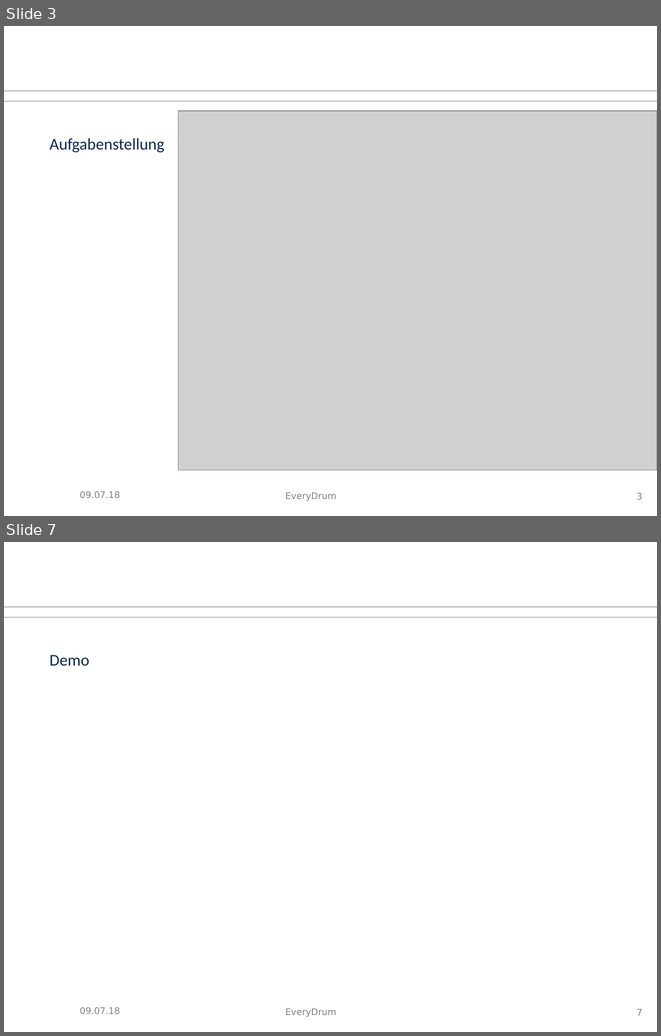
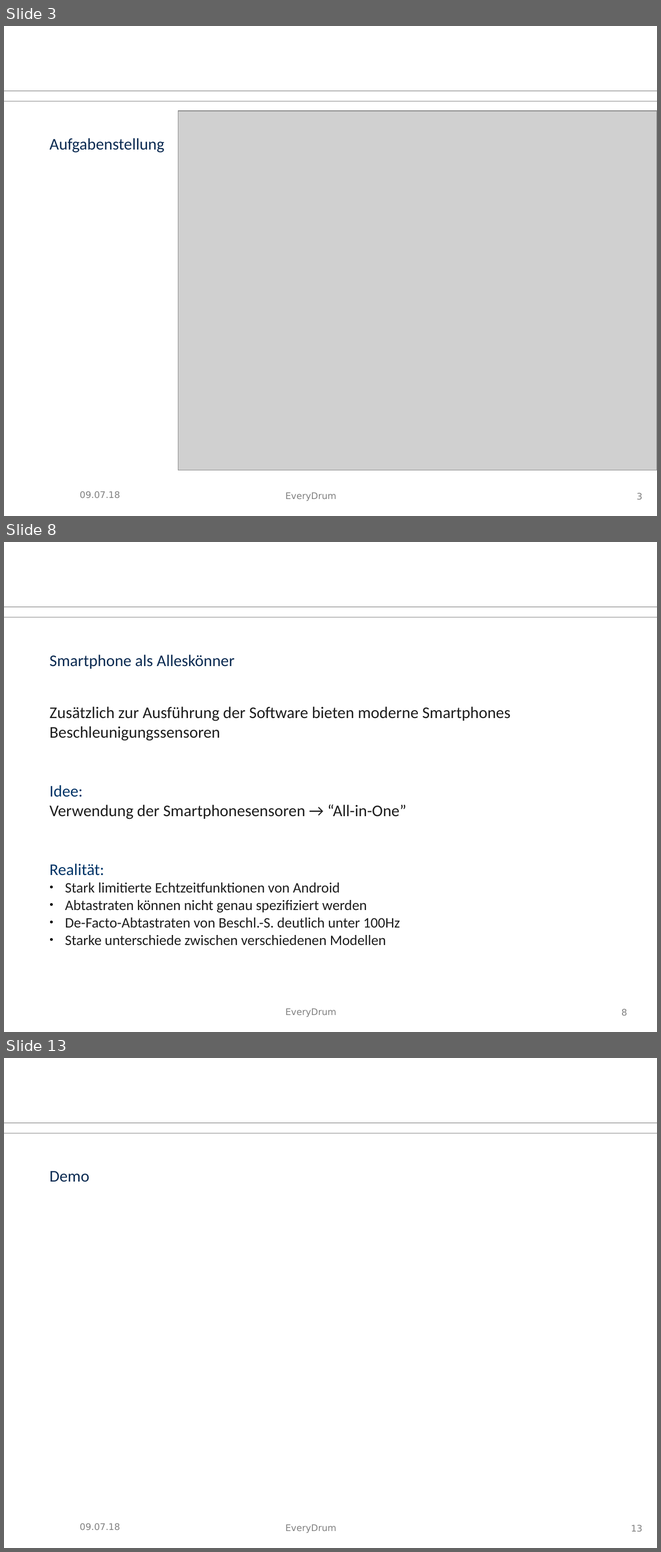
Before and after one commit to tziegler-tud/vr-anydrum, a slide deck: Documents/slides.odp. Shown one above the other, each under a label of ours: slides 3 and 7 before the commit, slides 3, 8 and 13 after it; the slides between them are not shown. The pictures are 661x1036 and 661x1552 pixels, drawn with LibreOffice and Linux fonts; fonts in the diff are those of the drawing; grey boxes stand for pictures; background and template pictures are left out. Boxes give left, top, right and bottom in pixels: in the first picture for what was removed or moved away, otherwise in the second. Text is boxed around its words. In the diff, an @@ line names an element or a change of style, - is before the commit and + after.

```diff
--- a/Documents/slides.odp
+++ b/Documents/slides.odp
@@ slide 8 added at (4, 542, 657, 1032), background #FFFFFF; not listed: 3 template elements that a slide beside it also shows @@
@@ text added at (50, 654, 235, 669), 18 pt, text #0B2A51 @@
+Smartphone als Alleskönner
@@ text added at (50, 706, 511, 945), 16 pt, text #1C1C1C @@
+Zusätzlich zur Ausführung der Software bieten moderne Smartphones Beschleunigungssensoren
+Idee:
+Verwendung der Smartphonesensoren → “All-in-One”
+Realität:
+● Stark limitierte Echtzeitfunktionen von Android
+● Abtastraten können nicht genau spezifiziert werden
+● De-Facto-Abtastraten von Beschl.-S. deutlich unter 100Hz
+● Starke unterschiede zwischen verschiedenen Modellen
@@ page number added at (621, 1008, 627, 1015), 10 pt, text #808080 @@
+8
@@ what was slide 7 is now slide 13 @@
@@ page number at (631, 1524, 643, 1531): text changed @@
-7
+13
```
Also in this commit, not shown: 3 slides changed, 8 other slides added, 2 slides removed, 7 other files.
